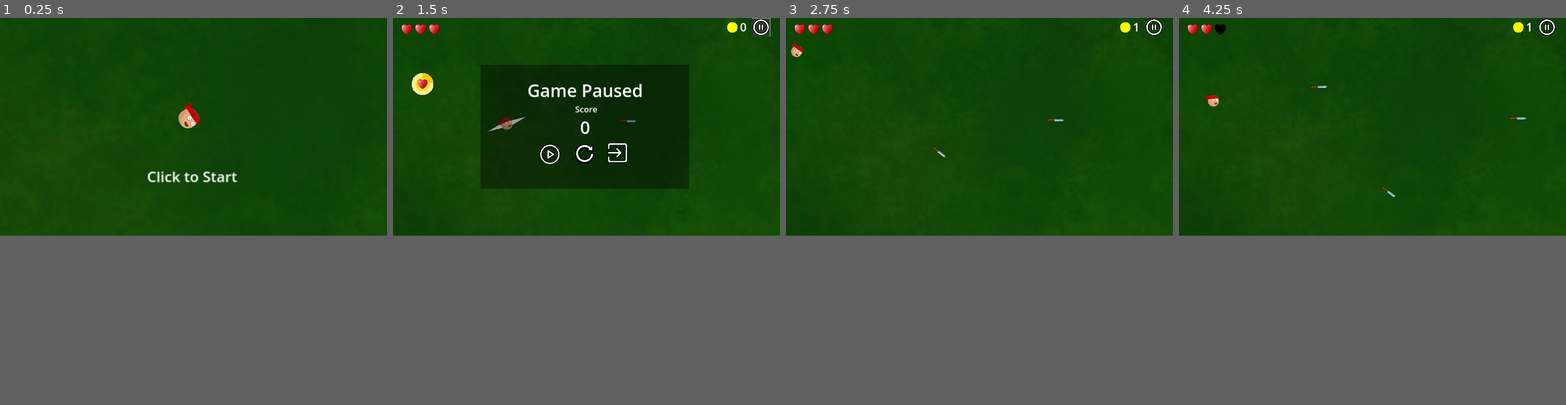
Above: before the commit, frames 1-4 (left to right).
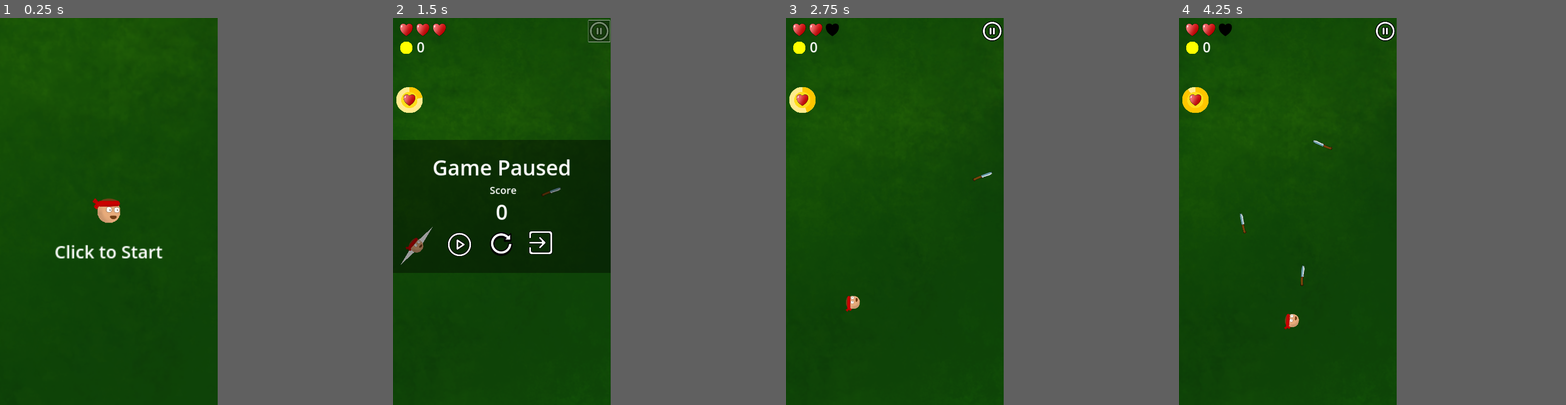
Above: after the commit, the same moments.

Repository: RoshanDavis/Dagger-Dodge-Godot-Project
Game: Godot game, scene res://scenes/game.tscn
Same seed, same stepped clock (60 frames per second), same inputs: the game is played once before the commit and once after it.
Inputs (mouse positions are in pixels of both pictures, inside the frame that each line leads up to; where the layout moved, square brackets give the same spot in the first picture):
- Up to frame 1 (0.25 s): no input
- Up to frame 2 (1.5 s): tap Enter at 0.5 s; move the mouse to (671, 114) at 0.52 s; click (671, 114) at 0.6 s; click (760, 25) at 1.25 s
- Up to frame 3 (2.75 s): click (905, 145) [944, 153] at 2 s
- Up to frame 4 (4.25 s): move the mouse to (1295, 137) at 2.77 s; click (1295, 137) at 2.85 s; move the mouse to (1411, 79) at 3.52 s; click (1411, 79) at 3.6 s
In our replay, the window is 800x450 before the commit and 450x800 after it. These sizes can differ from the game's own. Grey fills any space a smaller window leaves; there, only what the larger window draws over its background counts as a difference.

The runs differ from the first frame. In frame 1, 1.5% of the frame differs, in the area x 11-62%, y 3-63%; in frame 2, 35%, in the area x 0-100%, y 0-66%; in frame 3, 1.3%; in frame 4, 1.4%.

Commit message:
changed aspect ratio

Diff:
--- a/project.godot
+++ b/project.godot
@@ -21,7 +21,10 @@
 
 [display]
 
+window/size/viewport_width=540
+window/size/viewport_height=960
 window/stretch/mode="canvas_items"
+window/handheld/orientation=1
 
 [input]
 
--- a/scenes/game.tscn
+++ b/scenes/game.tscn
@@ -50,7 +50,7 @@
 }
 
 [sub_resource type="RectangleShape2D" id="RectangleShape2D_xsdpc"]
-size = Vector2(1093.5, 532)
+size = Vector2(517, 933)
 
 [node name="Game" type="Node"]
 script = ExtResource("1_so7ud")
@@ -58,29 +58,26 @@
 [node name="BG" type="Sprite2D" parent="."]
 modulate = Color(0.424929, 0.61591, 0.220738, 1)
 texture = ExtResource("2_3e2br")
-centered = false
 
 [node name="Boundary" type="Node2D" parent="."]
 modulate = Color(0.374139, 0.374139, 0.374139, 1)
-position = Vector2(579, 319)
 
 [node name="Wall" parent="Boundary" instance=ExtResource("1_1iadt")]
-position = Vector2(-590, -335)
+position = Vector2(-278, 0)
 
 [node name="Wall2" parent="Boundary" instance=ExtResource("1_1iadt")]
-position = Vector2(580, 324)
+position = Vector2(278, 0)
 rotation = 3.14159
 
 [node name="Wall3" parent="Boundary" instance=ExtResource("1_1iadt")]
-position = Vector2(497, -330)
+position = Vector2(0, -488)
 rotation = 1.5708
 
 [node name="Wall4" parent="Boundary" instance=ExtResource("1_1iadt")]
-position = Vector2(-541, 339)
+position = Vector2(0, 488)
 rotation = -1.5708
 
 [node name="Camera2D" type="Camera2D" parent="."]
-position = Vector2(580, 324)
 zoom = Vector2(1.75, 1.75)
 
 [node name="AnimationPlayer" type="AnimationPlayer" parent="Camera2D"]
@@ -90,48 +87,40 @@
 
 [node name="Player" parent="." instance=ExtResource("3_7iytr")]
 unique_name_in_owner = true
-position = Vector2(571, 310)
 
 [node name="Spawner" type="Area2D" parent="."]
-position = Vector2(576, 353)
 script = ExtResource("5_toys6")
 
 [node name="CollisionShape2D" type="CollisionShape2D" parent="Spawner"]
-visible = false
+position = Vector2(-0.5, -2.5)
 shape = SubResource("RectangleShape2D_xsdpc")
 
 [node name="Gold Orb Spawn Timer" type="Timer" parent="Spawner"]
 wait_time = 5.0
 autostart = true
 
-[node name="Heart Health Indicator" parent="." instance=ExtResource("6_ajpxk")]
-offset_left = 45.0
-offset_top = 34.0
-
 [node name="Score" type="Control" parent="."]
 layout_mode = 3
-anchors_preset = 10
-anchor_right = 1.0
-offset_left = 1202.0
-offset_right = 1202.0
-grow_horizontal = 2
+anchors_preset = 0
+offset_left = -218.0
+offset_top = -431.0
+offset_right = -218.0
+offset_bottom = -431.0
+
+[node name="TextureRect" type="TextureRect" parent="Score"]
+modulate = Color(1, 1, 0, 1)
+layout_mode = 2
+
+[node name="Prototype-circle" type="Sprite2D" parent="Score/TextureRect"]
+position = Vector2(-19, 25)
+scale = Vector2(0.24, 0.24)
+texture = ExtResource("7_uhx2i")
 
 [node name="HFlowContainer" type="HFlowContainer" parent="Score"]
 layout_mode = 0
-offset_left = -708.0
-offset_top = 3.0
-offset_right = -145.0
-offset_bottom = 50.0
-alignment = 2
-
-[node name="TextureRect" type="TextureRect" parent="Score/HFlowContainer"]
-modulate = Color(1, 1, 0, 1)
-layout_mode = 2
-
-[node name="Prototype-circle" type="Sprite2D" parent="Score/HFlowContainer/TextureRect"]
-position = Vector2(-19, 25)
-scale = Vector2(0.24, 0.24)
-texture = ExtResource("7_uhx2i")
+offset_left = 7.0
+offset_right = 26.0
+offset_bottom = 51.0
 
 [node name="Label" type="Label" parent="Score/HFlowContainer"]
 layout_mode = 2
@@ -139,30 +128,23 @@
 theme_override_font_sizes/font_size = 34
 text = "0
 "
-horizontal_alignment = 2
-vertical_alignment = 1
 
 [node name="Start Menu" type="Control" parent="."]
 layout_mode = 3
-anchors_preset = 8
-anchor_left = 0.5
-anchor_top = 0.5
-anchor_right = 0.5
-anchor_bottom = 0.5
-offset_left = -20.0
-offset_top = -20.0
-offset_right = 20.0
-offset_bottom = 20.0
-grow_horizontal = 2
-grow_vertical = 2
+anchors_preset = 0
 script = ExtResource("9_73xe4")
 
 [node name="Take the Dagger" type="Label" parent="Start Menu"]
-layout_mode = 0
-offset_left = -89.0
-offset_top = 68.0
-offset_right = 133.0
-offset_bottom = 141.0
+layout_mode = 1
+anchors_preset = 15
+anchor_right = 1.0
+anchor_bottom = 1.0
+offset_left = -76.5
+offset_top = 38.5
+offset_right = 76.5
+offset_bottom = 73.5
+grow_horizontal = 2
+grow_vertical = 2
 theme_override_font_sizes/font_size = 25
 text = "Click to Start"
 horizontal_alignment = 1
@@ -170,31 +152,27 @@
 
 [node name="Pause" type="Control" parent="."]
 layout_mode = 3
-anchors_preset = 1
-anchor_left = 1.0
-anchor_right = 1.0
-offset_left = -40.0
-offset_bottom = 40.0
-grow_horizontal = 0
+anchors_preset = 0
+offset_left = 215.0
+offset_top = -474.0
+offset_right = 215.0
+offset_bottom = -474.0
 
 [node name="Pause Button" type="Button" parent="Pause"]
-layout_mode = 1
-anchors_preset = 8
-anchor_left = 0.5
-anchor_top = 0.5
-anchor_right = 0.5
-anchor_bottom = 0.5
-offset_left = -59.0
-offset_top = -19.0
-offset_right = 77.0
-offset_bottom = 117.0
-grow_horizontal = 2
-grow_vertical = 2
+layout_mode = 0
+offset_right = 136.0
+offset_bottom = 136.0
 scale = Vector2(0.39088, 0.39088)
 theme = ExtResource("7_cjakg")
 icon = ExtResource("11_4dsma")
 
 [node name="Slow-Mo Controller" parent="." instance=ExtResource("11_701jm")]
 
+[node name="Heart Health Indicator" parent="." instance=ExtResource("6_ajpxk")]
+offset_left = -237.0
+offset_top = -451.0
+offset_right = -237.0
+offset_bottom = -451.0
+
 [connection signal="timeout" from="Spawner/Gold Orb Spawn Timer" to="Spawner" method="_on_gold_orb_spawn_timer_timeout"]
 [connection signal="button_up" from="Pause/Pause Button" to="." method="_on_pause_button_button_up"]
--- a/scenes/game_over_menu.tscn
+++ b/scenes/game_over_menu.tscn
@@ -12,11 +12,7 @@
 
 [node name="Game Over Menu" type="Control"]
 layout_mode = 3
-anchors_preset = 15
-anchor_right = 1.0
-anchor_bottom = 1.0
-grow_horizontal = 2
-grow_vertical = 2
+anchors_preset = 0
 script = ExtResource("1_ue55t")
 
 [node name="BG" type="ColorRect" parent="."]
--- a/scenes/heart_health_indicator.tscn
+++ b/scenes/heart_health_indicator.tscn
@@ -5,17 +5,12 @@
 
 [node name="Heart Health Indicator" type="Control"]
 layout_mode = 3
-anchors_preset = 15
-anchor_right = 1.0
-anchor_bottom = 1.0
-grow_horizontal = 2
-grow_vertical = 2
+anchors_preset = 0
 script = ExtResource("1_i4kdw")
 
 [node name="Heart Container" type="HBoxContainer" parent="."]
 layout_mode = 0
-offset_right = 40.0
-offset_bottom = 40.0
+offset_right = 37.0
 
 [node name="Heart" type="TextureRect" parent="Heart Container"]
 custom_minimum_size = Vector2(37, 0)
--- a/scenes/pause_menu.tscn
+++ b/scenes/pause_menu.tscn
@@ -14,11 +14,7 @@
 
 [node name="Pause Menu" type="Control"]
 layout_mode = 3
-anchors_preset = 15
-anchor_right = 1.0
-anchor_bottom = 1.0
-grow_horizontal = 2
-grow_vertical = 2
+anchors_preset = 0
 script = ExtResource("1_hnbay")
 
 [node name="BG" type="ColorRect" parent="."]
@@ -28,10 +24,10 @@
 anchor_top = 0.5
 anchor_right = 0.5
 anchor_bottom = 0.5
-offset_left = -311.0
-offset_top = -184.0
-offset_right = 310.0
-offset_bottom = 184.0
+offset_left = -503.0
+offset_top = -178.0
+offset_right = 502.0
+offset_bottom = 152.0
 grow_horizontal = 2
 grow_vertical = 2
 color = Color(0, 0, 0, 0.392157)
--- a/scenes/wall.tscn
+++ b/scenes/wall.tscn
@@ -6,6 +6,4 @@
 [node name="Wall" type="StaticBody2D" groups=["wall"]]
 
 [node name="CollisionShape2D" type="CollisionShape2D" parent="." groups=["wall"]]
-visible = false
-position = Vector2(0, 512.5)
 shape = SubResource("RectangleShape2D_66yla")
--- a/scripts/game.gd
+++ b/scripts/game.gd
@@ -30,6 +30,7 @@
 	var gameOverMenuInstance = gameOverMenu.instantiate()
 	gameOverMenuInstance.position = Vector2(0,0)
 	get_tree().get_root().get_node("Game").add_child(gameOverMenuInstance)
+	$"Pause/Pause Button".disabled = true
 
 func restart():
 	Engine.time_scale = 1
@@ -44,7 +45,9 @@
 
 func resume_game():
 	Engine.time_scale = 1
+
 	player.canMove = true
+	$"Pause/Pause Button".disabled = false
 
 func exit_game():
 	get_tree().quit()
@@ -55,3 +58,4 @@
 	get_tree().get_root().get_node("Game").add_child(pauseMenuInstance)
 	Engine.time_scale = 0
 	player.canMove = false
+	$"Pause/Pause Button".disabled = true
Not shown, changed: export_presets.cfg
